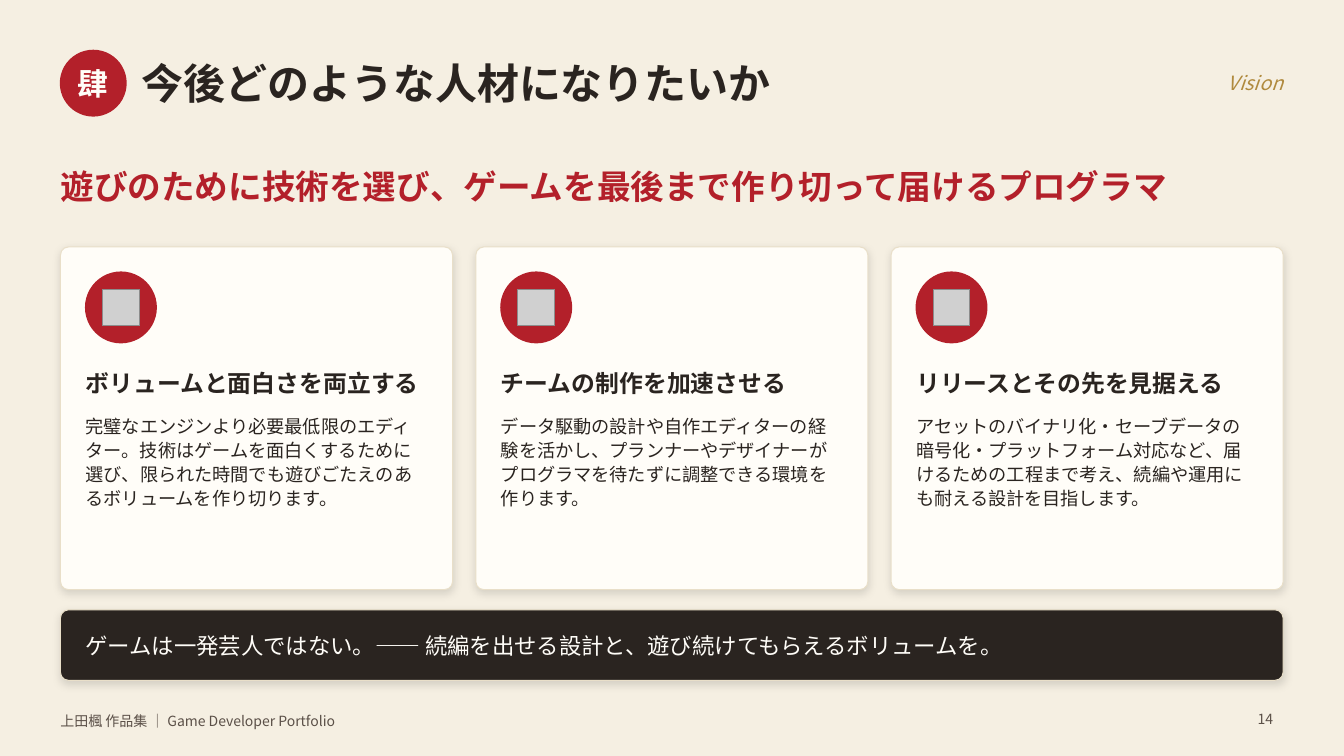
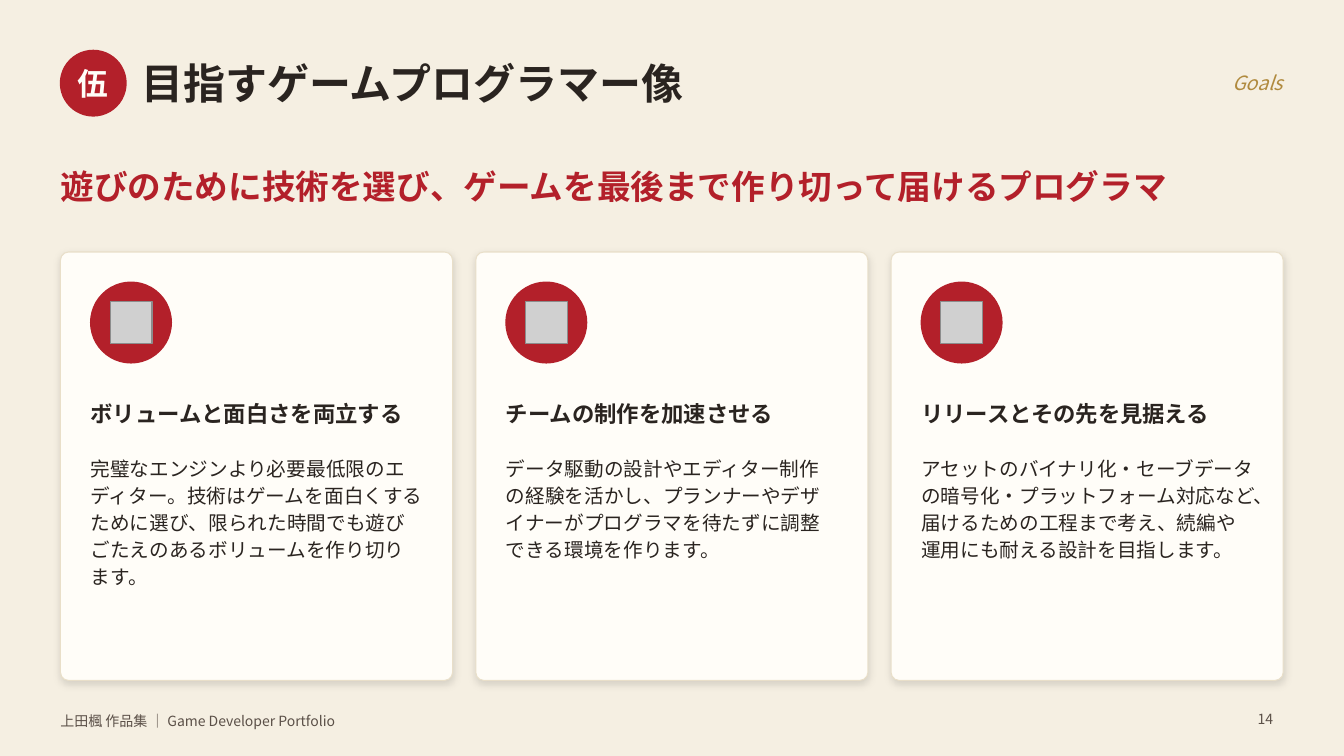
Before and after one commit to 1368077/_Portfolio, a slide deck: slide 14 of 上田楓_作品集.pptx. Drawn at 1344x756 pixels with LibreOffice and Linux fonts; fonts in the diff are those of the drawing; grey boxes stand for pictures. Boxes give left, top, right and bottom in pixels: in the first picture for what was removed or moved away, otherwise in the second. Text is boxed around its words. In the diff, an @@ line names an element or a change of style, - is before the commit and + after.

```diff
--- a/上田楓_作品集.pptx
+++ b/上田楓_作品集.pptx
@@ text at <box>78,69,109,98</box>: text changed @@
-肆
+伍
@@ title at <box>141,63,683,103</box>: text changed @@
-今後どのような人材になりたいか
+目指すゲームプログラマー像
@@ text at <box>1232,74,1283,90</box>: text changed @@
-Vision
+Goals
@@ rounded rectangle: place and size @@
-rounded rectangle at <box>60,247,453,590</box>
+rounded rectangle at <box>60,252,453,681</box>
@@ rounded rectangle: place and size @@
-rounded rectangle at <box>476,247,868,590</box>
+rounded rectangle at <box>476,252,868,681</box>
@@ proportions changed in 3 elements at <box>60,252,453,681</box>, <box>476,252,868,681</box>, <box>891,252,1284,681</box> @@
@@ rounded rectangle: place and size @@
-rounded rectangle at <box>891,247,1284,590</box>
+rounded rectangle at <box>891,252,1284,681</box>
@@ ellipse: place and size @@
-ellipse at <box>86,272,156,343</box>
+ellipse at <box>91,282,171,363</box>
@@ ellipse: place and size @@
-ellipse at <box>501,272,572,343</box>
+ellipse at <box>506,282,587,363</box>
@@ ellipse: place and size @@
-ellipse at <box>917,272,987,343</box>
+ellipse at <box>922,282,1002,363</box>
@@ picture: place and size @@
-picture at <box>103,289,139,326</box>
+picture at <box>110,301,152,344</box>
@@ picture: place and size @@
-picture at <box>518,289,555,326</box>
+picture at <box>525,301,568,344</box>
@@ picture: place and size @@
-picture at <box>934,289,970,326</box>
+picture at <box>941,301,983,344</box>
@@ 3 texts: place and size @@
-3 texts at <box>86,371,1223,394</box>
+3 texts at <box>91,403,1209,424</box>
@@ size 17 to 16 pt in 3 elements at <box>91,403,403,424</box>, <box>506,403,773,424</box>, <box>921,403,1209,424</box> @@
@@ text "完璧なエンジンより必要最低限のエディター。技術はゲームを面白くするために選び、限られた時間でも遊びごたえのあるボリューム ...": place and size @@
-text "完璧なエンジンより必要最低限のエディター。技術はゲームを面白くするために選び、限られた時間でも遊びごたえのあるボリューム ..." at <box>86,417,413,507</box>
+text "完璧なエンジンより必要最低限のエディター。技術はゲームを面白くするために選び、限られた時間でも遊びごたえのあるボリューム ..." at <box>91,459,423,585</box>
@@ text "完璧なエンジンより必要最低限のエディター。技術はゲームを面白くするために選び、限られた時間でも遊びごたえのあるボリューム ..." at <box>91,459,423,585</box>: size 13 to 14 pt; line spacing 1.1 to 1.15 @@
@@ text at <box>506,459,820,559</box>: text changed; size 13 to 14 pt @@
-データ駆動の設計や自作エディターの経験を活かし、プランナーやデザイナーがプログラマを待たずに調整できる環境を作ります。
+データ駆動の設計やエディター制作の経験を活かし、プランナーやデザイナーがプログラマを待たずに調整できる環境を作ります。
@@ text "アセットのバイナリ化・セーブデータの暗号化・プラットフォーム対応など、届けるための工程まで考え、続編や運用にも耐える設計 ..." at <box>921,459,1273,559</box>: size 13 to 14 pt; line spacing 1.1 to 1.15 @@
@@ text "アセットのバイナリ化・セーブデータの暗号化・プラットフォーム対応など、届けるための工程まで考え、続編や運用にも耐える設計 ...": place and size @@
-text "アセットのバイナリ化・セーブデータの暗号化・プラットフォーム対応など、届けるための工程まで考え、続編や運用にも耐える設計 ..." at <box>916,417,1243,507</box>
+text "アセットのバイナリ化・セーブデータの暗号化・プラットフォーム対応など、届けるための工程まで考え、続編や運用にも耐える設計 ..." at <box>921,459,1273,559</box>
@@ rounded rectangle removed at <box>60,610,1284,681</box> @@
@@ text removed at <box>86,635,1002,656</box> @@
-ゲームは一発芸人ではない。―― 続編を出せる設計と、遊び続けてもらえるボリュームを。
```
Also in this commit, not shown: 3 other slides changed, 1 slide added, 1 slide removed, 1 other file.
